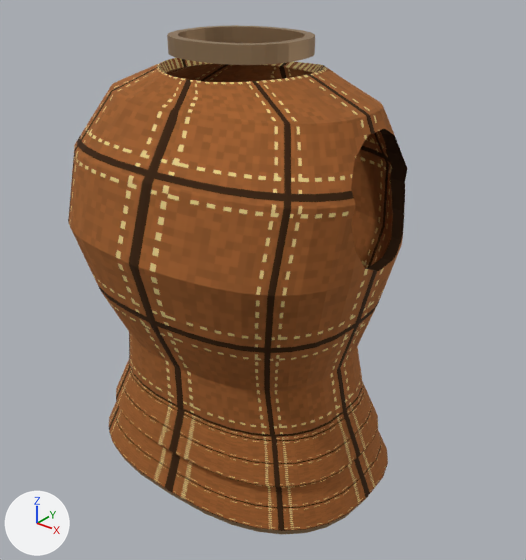
What one commit did to the Blender file projects/hichaukitoden-game/assets/authoring/items/leather_armor.blend.
One viewpoint serves both versions: a 50 mm lens placed at (2.23, -2.62, 1.64), pointed at (0.13, -0.01, 0.01). Every picture has the same lights, and +X, +Y and +Z are marked at lower left. The picture after the commit comes second.

Objects in the first picture: 'A_Torso', 'B_HemTrim', 'B_NeckTrim', 'D_Skirt0', 'D_Skirt1'.
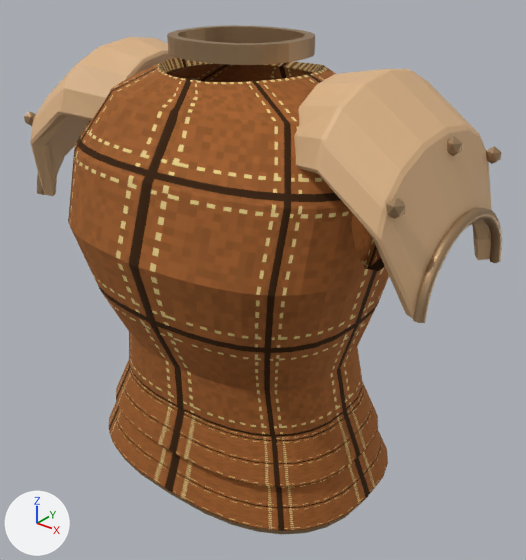
The change, as a list of edits to the scene's bpy script:
```text
Add cu_k_boundedge:
    cu_k_boundedge = bpy.data.curves.new('K_BoundEdge', 'CURVE')
    cu_k_boundedge.dimensions = '3D'
    _sp = cu_k_boundedge.splines.new('BEZIER'); _sp.bezier_points.add(8)
    _sp.bezier_points.foreach_set('co', [1.172, -0.36, 0.29, 1.172, -0.333, 0.409, 1.172, -0.255, 0.509, 1.172, -0.138, 0.576, 1.172, 0.0, 0.6, 1.172, 0.138, 0.576, 1.172, 0.255, 0.509, 1.172, 0.333, 0.409, 1.172, 0.36, 0.29])
    _sp.bezier_points.foreach_set('handle_left', [1.172, -0.371, 0.244, 1.172, -0.353, 0.366, 1.172, -0.292, 0.477, 1.172, -0.187, 0.559, 1.172, -0.0546, 0.6, 1.172, 0.0864, 0.595, 1.172, 0.215, 0.544, 1.172, 0.311, 0.454, 1.172, 0.349, 0.336])
    _sp.bezier_points.foreach_set('handle_right', [1.172, -0.349, 0.336, 1.172, -0.311, 0.454, 1.172, -0.215, 0.544, 1.172, -0.0864, 0.595, 1.172, 0.0546, 0.6, 1.172, 0.187, 0.559, 1.172, 0.292, 0.477, 1.172, 0.353, 0.366, 1.172, 0.371, 0.244])
    for _p, _l, _r in zip(_sp.bezier_points, ['AUTO', 'AUTO', 'AUTO', 'AUTO', 'AUTO', 'AUTO', 'AUTO', 'AUTO', 'AUTO'], ['AUTO', 'AUTO', 'AUTO', 'AUTO', 'AUTO', 'AUTO', 'AUTO', 'AUTO', 'AUTO']): _p.handle_left_type = _l; _p.handle_right_type = _r
    _sp.resolution_u = 4
    cu_k_boundedge.materials.append(mat_leather_armor_trim)  # brown #aa8b69
    cu_k_boundedge.bevel_resolution = 1
    cu_k_boundedge.bevel_depth = 0.026
    cu_k_boundedge.resolution_u = 4
    cu_k_boundedge.render_resolution_u = 4
    cu_k_boundedge.fill_mode = 'FULL'
    cu_k_boundedge.use_fill_caps = True
Add ob_k_rivet2:
    ob_k_rivet2 = bpy.data.objects.new('K_Rivet2', me_k_rivet2)  # an icosphere of 20 faces spanning x -0.89..0.89, y -0.85..0.85, z -1.0..1.0; in mat_leather_armor_trim (brown #aa8b69); modifiers MIRROR
    ob_k_rivet2.parent = ob_item_leather_armor
    ob_k_rivet2.location = (1.07, 0.428, 0.739)
    ob_k_rivet2.scale = (0.04, 0.04, 0.04)
Add ob_k_rivet1:
    ob_k_rivet1 = bpy.data.objects.new('K_Rivet1', me_k_rivet2.copy())  # modifiers MIRROR
    ob_k_rivet1.parent = ob_item_leather_armor
    ob_k_rivet1.location = (1.07, 0.0, 0.87)
    ob_k_rivet1.scale = (0.04, 0.04, 0.04)
Add ob_k_rivet0:
    ob_k_rivet0 = bpy.data.objects.new('K_Rivet0', me_k_rivet2.copy())  # modifiers MIRROR
    ob_k_rivet0.parent = ob_item_leather_armor
    ob_k_rivet0.location = (1.07, -0.428, 0.739)
    ob_k_rivet0.scale = (0.04, 0.04, 0.04)
Add ob_k_boundedge:
    ob_k_boundedge = bpy.data.objects.new('K_BoundEdge', cu_k_boundedge)  # modifiers MIRROR
    ob_k_boundedge.parent = ob_item_leather_armor
    ob_k_boundedge.location = (0.0, 0.0, 0.0)
Add ob_k_foldedshoulder:
    ob_k_foldedshoulder = bpy.data.objects.new('K_FoldedShoulder', me_k_foldedshoulder)  # 172 vertices, 180 faces; spans x 0.503..1.156, y -0.476..0.476, z 0.283..1.128; in mat_leather_armor_shoulder_shell (beige #deb586); modifiers MIRROR
    ob_k_foldedshoulder.parent = ob_item_leather_armor
    ob_k_foldedshoulder.location = (0.0, 0.0, 0.0)
```

Location of each change, (x1, y1, x2, y2) in pixels of the pictures (526 x 560 px):
'K_FoldedShoulder', added (beige): after (30, 37, 492, 319)
'K_BoundEdge', added: after (37, 174, 502, 323)
'K_Rivet0', added: after (24, 111, 405, 219)
'K_Rivet1', added: after (447, 136, 462, 156)
'K_Rivet2', added: after (486, 146, 502, 164)
